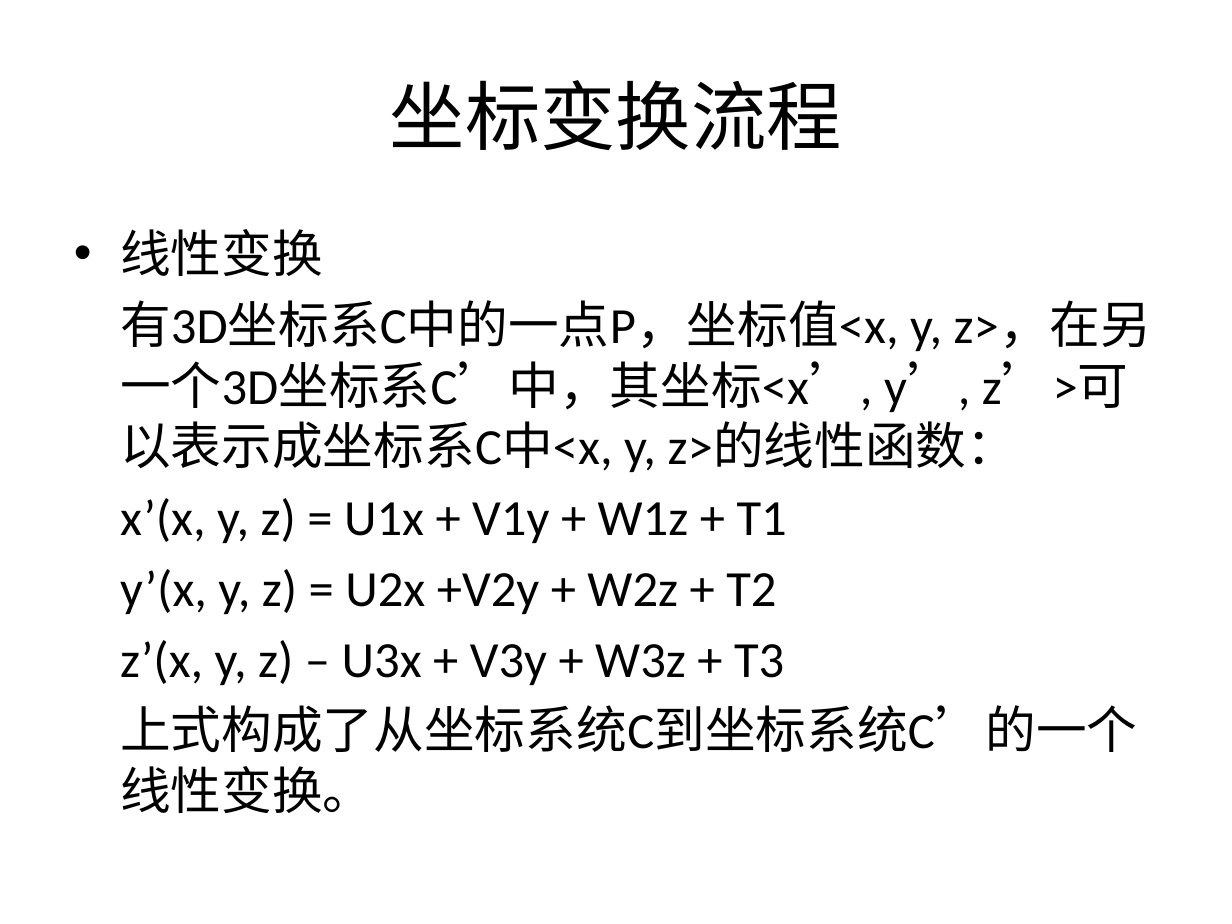
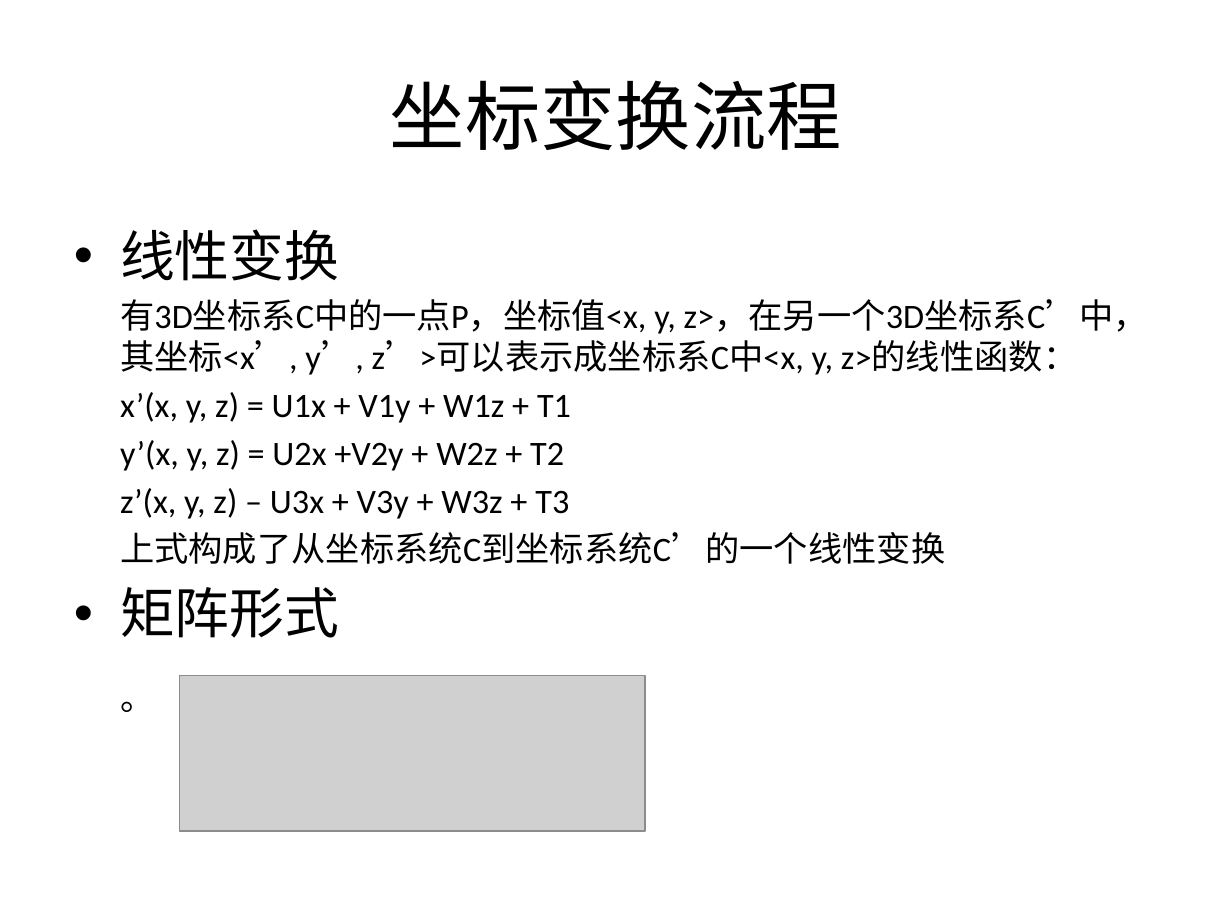
Before and after one commit to SeventhMage/MagicX, a slide deck: slide 13 of SoftEngine/doc/SoftwareRender.pptx. Drawn at 1232x924 pixels with LibreOffice and Linux fonts; fonts in the diff are those of the drawing; grey boxes stand for pictures. Boxes give left, top, right and bottom in pixels: in the first picture for what was removed or moved away, otherwise in the second. Text is boxed around its words. In the diff, an @@ line names an element or a change of style, - is before the commit and + after.

```diff
--- a/SoftEngine/doc/SoftwareRender.pptx
+++ b/SoftEngine/doc/SoftwareRender.pptx
@@ text at (x1=120, y1=229, x2=1149, y2=519): size 29.6 to 32 pt in "线性变换"; size 29.6 to 20 pt in "有3D坐标系C中的一点P，坐标值<x, y, z>，在另一个3D坐标系C’中，其坐标<x’, y’, z’>可以表示成坐 ...", "x’(x, y, z) = U1x + V1y ...", "y’(x, y, z) = U2x +V2y + ...", "z’(x, y, z) – U3x + V3y ..."; less space between paragraphs @@
@@ text at (x1=120, y1=532, x2=945, y2=712): text changed; size 29.6 to 20 pt @@
-上式构成了从坐标系统C到坐标系统C’的一个线性变换。
+上式构成了从坐标系统C到坐标系统C’的一个线性变换
+• 矩阵形式
+。
@@ picture added at (x1=180, y1=675, x2=646, y2=830) @@
```
Also in this commit, not shown: 1 other slide changed, 5 slides added, 1 slide removed.
